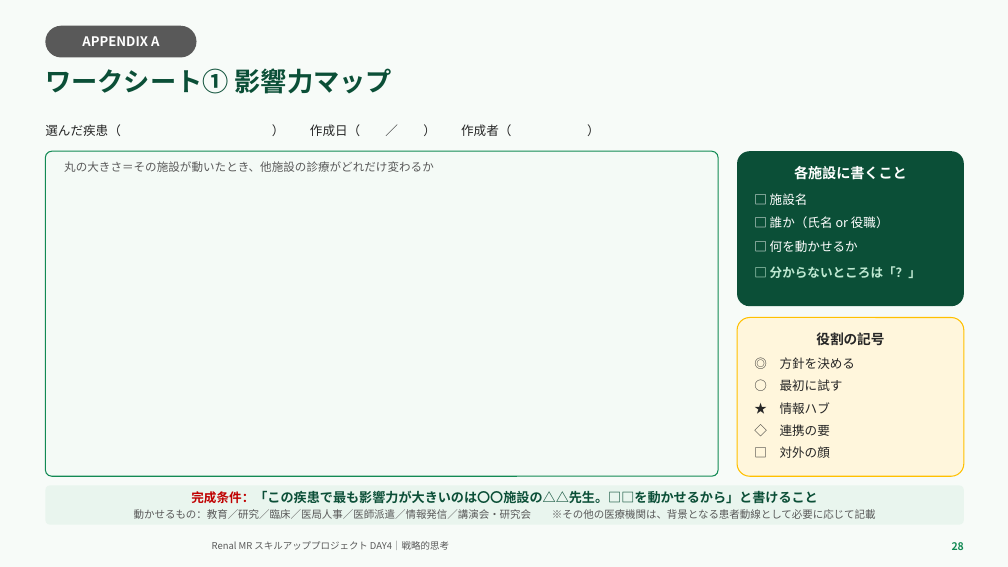
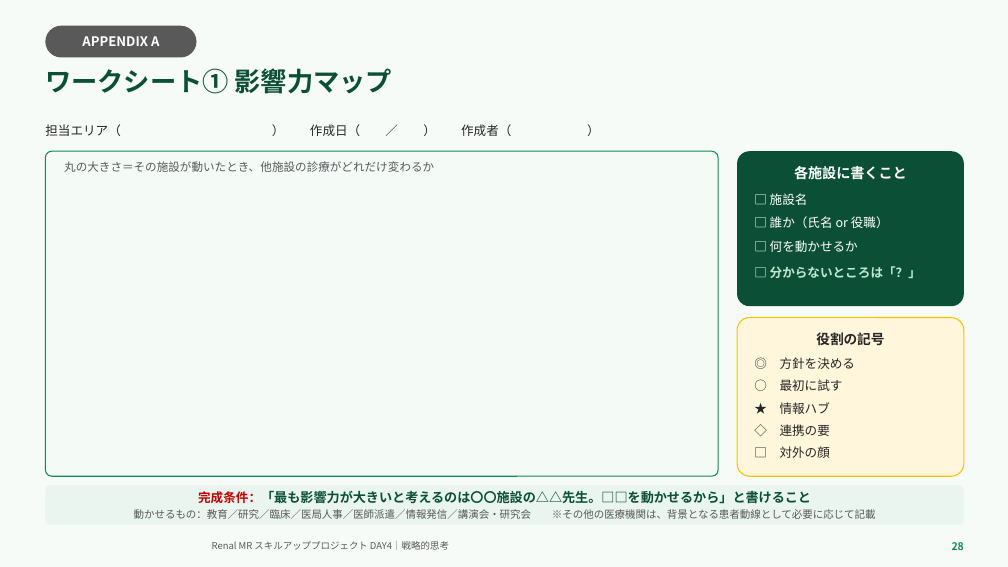
Before and after one commit to TAKUYA-1187/Claude, a slide deck: slide 28 of novartis_training/DAY4_ちょっと分かるだけで世界が変わる.pptx. Drawn at 1008x567 pixels with LibreOffice and Linux fonts; fonts in the diff are those of the drawing; background and template pictures are left out. Boxes give left, top, right and bottom in pixels: in the first picture for what was removed or moved away, otherwise in the second. Text is boxed around its words. In the diff, an @@ line names an element or a change of style, - is before the commit and + after.

```diff
--- a/novartis_training/DAY4_ちょっと分かるだけで世界が変わる.pptx
+++ b/novartis_training/DAY4_ちょっと分かるだけで世界が変わる.pptx
@@ text at [45,124,511,136]: text changed @@
-選んだ疾患（ ） 作成日（ ／ ） 作成者（ ）
+担当エリア（ ） 作成日（ ／ ） 作成者（ ）
@@ text in rounded rectangle at [198,490,811,504]: text changed @@
-完成条件：「この疾患で最も影響力が大きいのは〇〇施設の△△先生。□□を動かせるから」と書けること
+完成条件：「最も影響力が大きいと考えるのは〇〇施設の△△先生。□□を動かせるから」と書けること
```
Also in this commit, not shown: 21 other slides changed, 2 other files.
